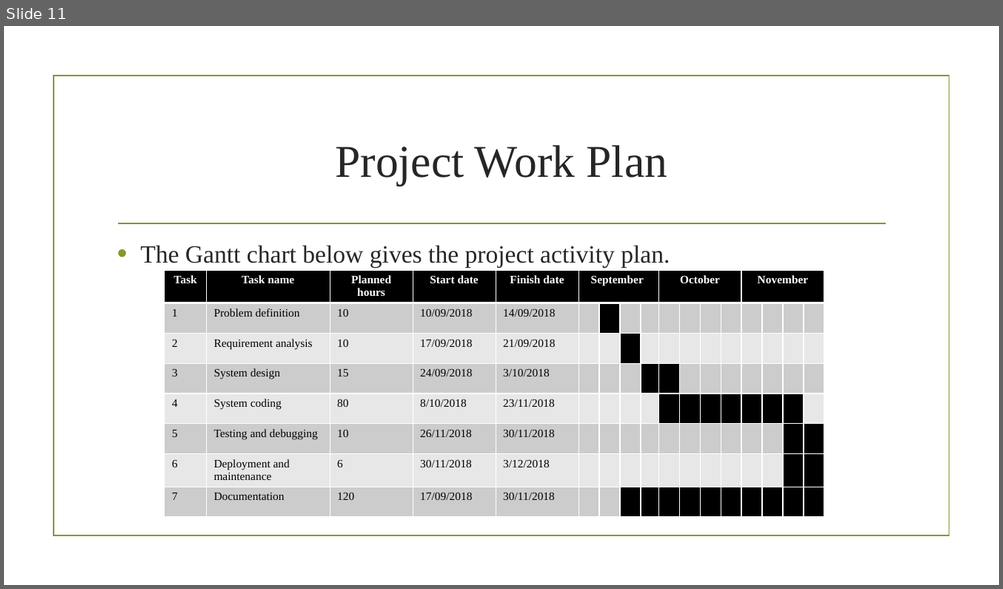
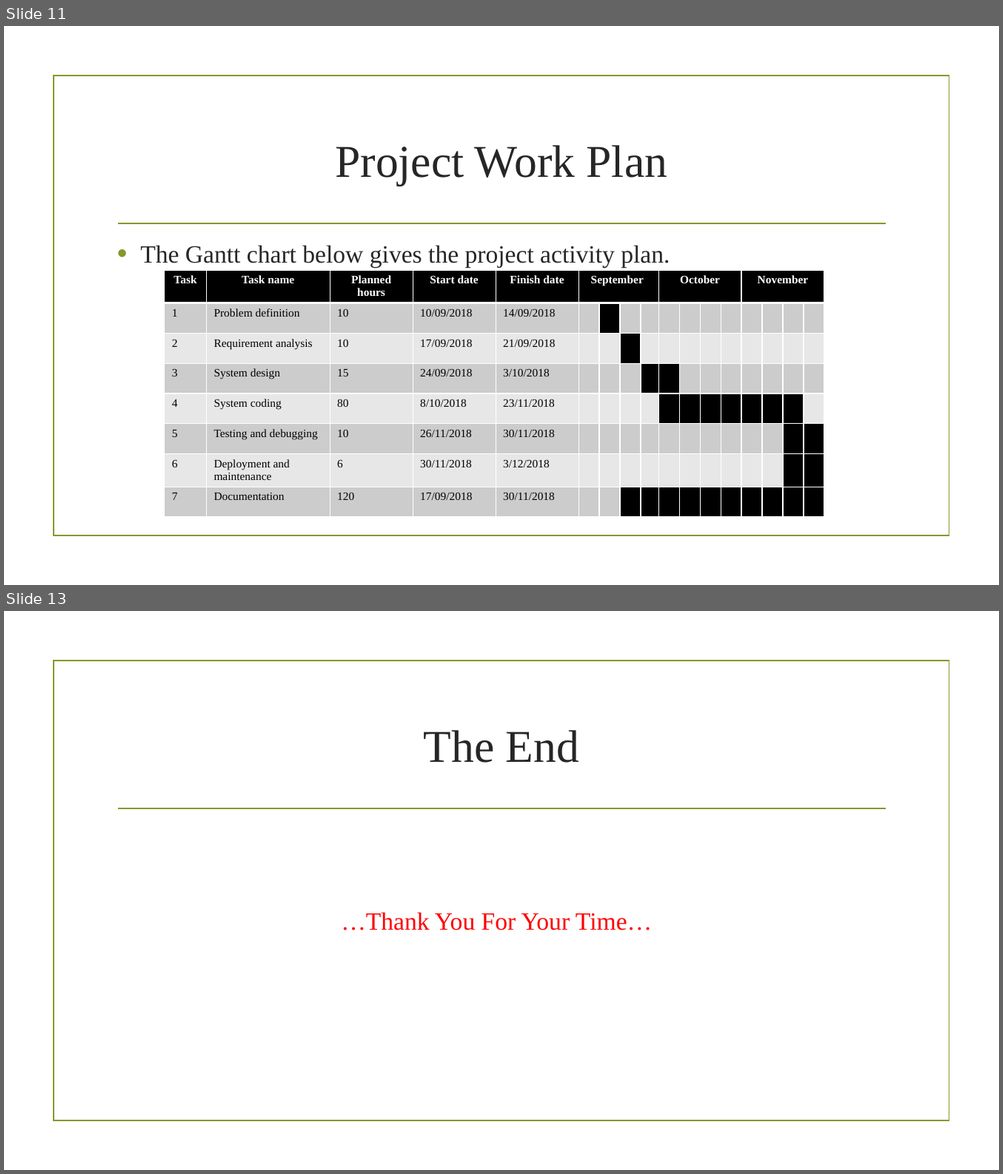
Before and after one commit to novak-jack15/IvyProject, a slide deck: report/ONLINE PEACE TAILORING SHOPPING STORE.pptx. Shown one above the other, each under a label of ours: slide 11 before the commit, slides 11 and 13 after it; the slides between them are not shown. The pictures are 1003x589 and 1003x1174 pixels, drawn with LibreOffice and Linux fonts; fonts in the diff are those of the drawing; background and template pictures are left out. Boxes give left, top, right and bottom in pixels: in the first picture for what was removed or moved away, otherwise in the second. Text is boxed around its words. In the diff, an @@ line names an element or a change of style, - is before the commit and + after.

```diff
--- a/report/ONLINE PEACE TAILORING SHOPPING STORE.pptx
+++ b/report/ONLINE PEACE TAILORING SHOPPING STORE.pptx
@@ slide 13 added at box(4, 611, 999, 1170), background picture (left out); not listed: 2 template elements that a slide beside it also shows @@
@@ title added at box(424, 730, 579, 763), 44 pt, text #262626 @@
+The End
@@ text added at box(341, 912, 652, 931), 24 pt, text #FF0000 @@
+…Thank You For Your Time…
```
Also in this commit, not shown: 1 other slide added, 1 slide removed, 1 other file.
